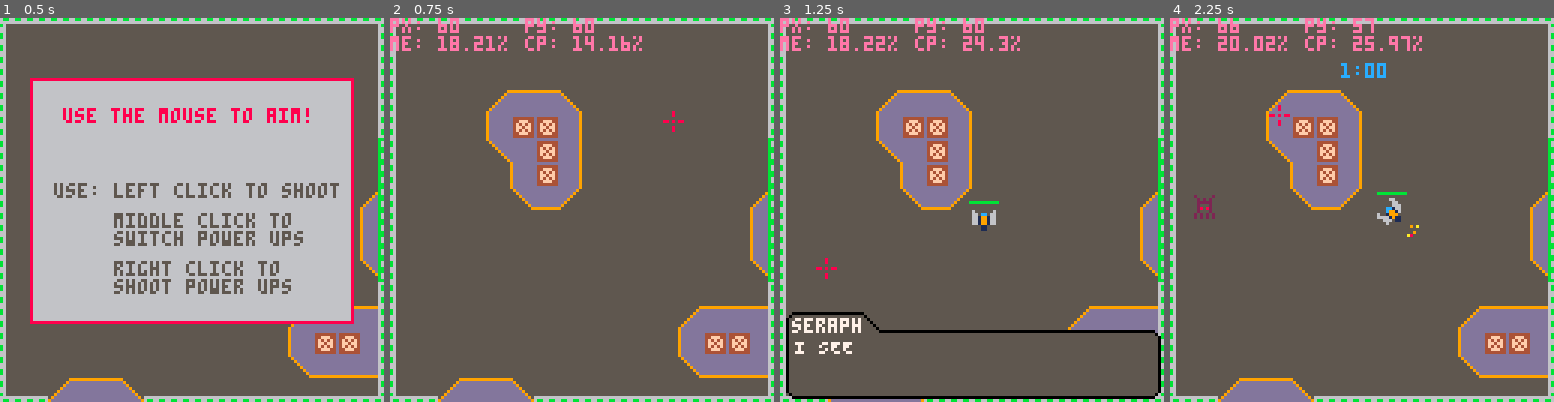
Above: before the commit, frames 1-4 (left to right).
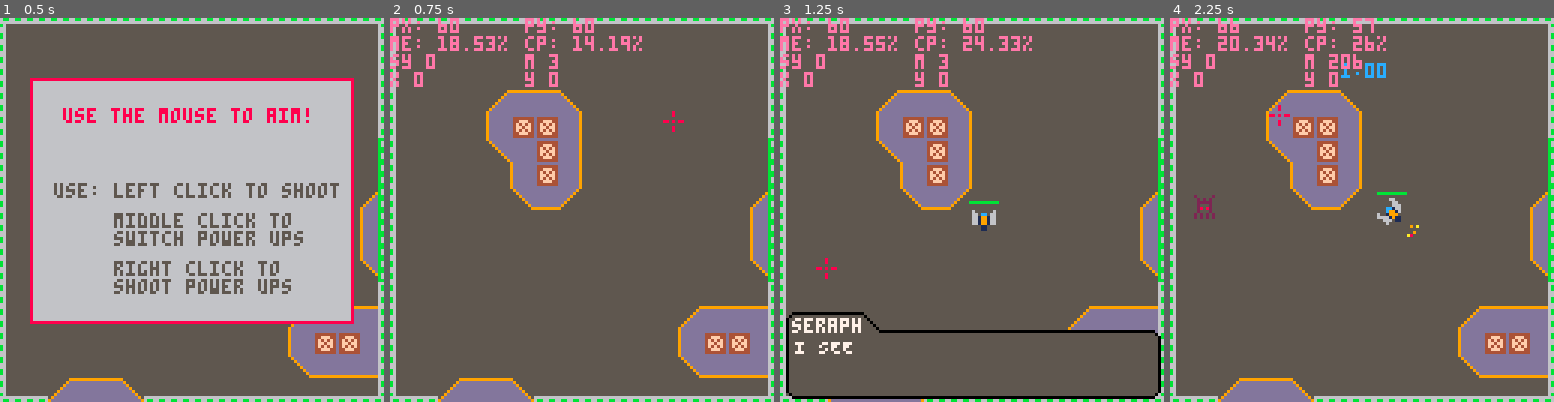
Above: after the commit, the same moments.

Repository: kbrewington/Negation
Game: PICO-8 cartridge negation.p8
Two runs of this game, one before a commit and one after it. Both use one fixed random seed, a clock stepped at 60 frames per second and the inputs below.
Inputs (mouse positions are in pixels of both pictures, inside the frame that each line leads up to):
- Up to frame 1 (0.5 s): tap X (X key) at 0.33 s
- Up to frame 2 (0.75 s): click (670, 121) at 0.67 s; tap O (Z key) at 0.7 s
- Up to frame 3 (1.25 s): tap X (X key) at 1.07 s; click (826, 267) at 1.22 s
- Up to frame 4 (2.25 s): hold Right 1.6-2.1 s; tap O (Z key) at 1.7, 2.1 s; click (1277, 114) at 1.77 s; tap X (X key) at 1.85 s; hold Up from 2.15 s (still down)

Frame 1 is identical in both runs. In frame 2, 0.7% of the frame differs, in the area x 0-63%, y 4-18%; in frame 3, 0.7%; in frame 4, 1.0%, in the area x 0-66%, y 4-18%.

Commit message:
started water animation

Diff:
--- a/negation.p8
+++ b/negation.p8
@@ -85,6 +85,7 @@
 destroyed_bosses = {}
 destroyed_enemies = {}
 exploding_enemies = {}
+water_anim_list = {}
 
 -- inventory
 dropped = {}
@@ -126,11 +127,11 @@
   if stat(1) > 1 then cpucolor = 8 end --means we're not using all 30 draws (bad)
   print("cp: " ..round(stat(1)*100, 2) .. "%", 45, 6, cpucolor)
 
-  print("", 45, 12, debug_color)
-  print("", 0, 12, debug_color)
-
-  print("", 0, 18, debug_color)
-  print("", 45, 18, debug_color)
+  print("m "..mget((stat(32) - 3)/8 + level_x, (stat(33) - 3)/8) + level_y, 45, 12, debug_color)
+  print("sy "..level_sy, 0, 12, debug_color)
+
+  print("x "..level_x, 0, 18, debug_color)
+  print("y "..level_y, 45, 18, debug_color)
 end
 
 function gameflow()
@@ -959,6 +960,14 @@
   end
 end
 
+function water_anim()
+  for i=0,16 do
+    for j=0,16 do
+      if (fget(mget(i+level_x-(level_sx/8), j+level_y-(level_sy/8)),1) and fget(mget(i-1+level_x-(level_sx/8), j-1+level_y-(level_sy/8)),1) and rnd(10) > 9.5) add(water_anim_list, {i*8+rnd(4),j*8+rnd(4), flr(rnd(3)), 7, 25});
+    end
+  end
+end
+
 
 --============================================================================--
 --================================ functions =================================--
@@ -1399,9 +1409,17 @@
 
   map(level_x, level_y, level_sx, level_sy, 128, 128)
 
+  if (rnd(10) > 9.5) water_anim()
+    for i in all(water_anim_list) do
+    circ(i[1], i[2], i[3], i[4])
+    i[5] -= 1; if (rnd(5) > 4.5) i[3] = (i[3]+1)%4
+    if (i[5] == 0) del(water_anim_list, i)
+  end
+
   if (titlescreen == nil) draw_titlescreen(); return
 
   if player_health <= 0 then
+    sfx(22)
     if (player.destroyed_step < player.destroy_anim_length) step_boss_destroyed_animation(player); return
     sfx(9,1)
     in_leaderboard = true
@@ -1425,7 +1443,7 @@
 
   if (open_door) opendoor()
 
-  if (player_shield > 0) circ((player.x+8), (player.y+7), ((time()*50)%2)+6, 12)
+  if (player_shield > 0) circ((player.x+8), (player.y+7), ((time()*50)%2)+6, 1)
 
   if (showplayer ~= nil) spr_r(player_sprite, player.x, player.y, player_angle, 2, 2); draw_playerhp()
 
@@ -1589,22 +1607,22 @@
 00000000000000000000000000000000005005000050050000000200002000000000000000002055502000000000000000000000777777722777777700000000
 00000000000000000000000000000000008005000050080000000200002000000000000000020558550200000000000000000000777777277277777700000000
 00000000000000000000000000000000000008000080000000000000000000000000000022200505050022200000000000000000777772777727777700000000
-666555663333333388000000cccccccfffccccccffcccccccccccccffccccccc55555555ccc7ccffcccccccc55676665633333339ddddddd5555555995555555
-677555773333333328000000c77ccccfffccc7ccffccc77cccccccff6cccc7cc55555555ccccccffcccccccc55567765633333339ddddddd5555559dd9555555
-675555553333333328000000cccccccfffccccccffccccccc77cccfffccccccc53333355cccccccfccc777cc56766755633333339ddddddd555559dddd955555
-675555553333b33388000000ccccccf6f6c777ccf6fcccccccccccfffcc77ccc53bbb355c77cccc6cccccccc57655556633333339ddddddd55559dddddd95555
-5555555533b3b3b388000000cc77ccffffccccccfffcccccccccccff6fcccccc53333355cccccccfc77ccccc56556676633333339ddddddd5559dddddddd9555
-675555763333333328000000cccccc6ff6fcccccffcc77cccc77ccfffffccccc55355555ccccccffcccccccc55566676633333339ddddddd559dddddddddd955
+666555663333333388000000cccccccfffccccccffcccccccccccccffccccccc55555555ccccccffcccccccc55676665633333339ddddddd5555555995555555
+677555773333333328000000cccccccfffccccccffccccccccccccff6ccccccc55555555ccccccffcccccccc55567765633333339ddddddd5555559dd9555555
+675555553333333328000000cccccccfffccccccffccccccccccccfffccccccc53333355cccccccfcccccccc56766755633333339ddddddd555559dddd955555
+675555553333b33388000000ccccccf6f6ccccccf6fcccccccccccfffccccccc53bbb355ccccccc6cccccccc57655556633333339ddddddd55559dddddd95555
+5555555533b3b3b388000000ccccccffffccccccfffcccccccccccff6fcccccc53333355cccccccfcccccccc56556676633333339ddddddd5559dddddddd9555
+675555763333333328000000cccccc6ff6fcccccffccccccccccccfffffccccc55355555ccccccffcccccccc55566676633333339ddddddd559dddddddddd955
 555557763333333328000000ccff6fffffffffcc6fccccccccccccfff6ffccff55b55555cffcccffff6ccccc66666677633333339ddddddd59dddddddddddd95
 555556663333333388000000fffffff336ff6ffffffcccccccccccff3fffff6f55555555ff6ffff3f6fff6ff77777777633333339ddddddd9dddddddddddddd9
 444444449999999999999a9900000000cccccccc888888825555555225555555555555888228822855555535cccccccc33333333dddddddd9dddddddddddddd9
-44544444999999999999a9a900000000c7cccccc8888888255555528825555555555558288888888555555b5cccccccc33333333dddddddd59dddddddddddd95
-4444445499999999999a999a00000000cccc77cc888888825555528888255555555555820000000055bbbbb5cccc7ccc33333333dddddddd559dddddddddd955
-44444444999a999999a999a900000000ccccc7cc888888825555288888825555555555880000000055b333b5cccccccc33333333dddddddd5559dddddddd9555
-44544444aaa9a9aaaa99999a00000000cccccccc888888825552888888882555555555880000000055bbbbb5cccc777c33333333dddddddd55559dddddd95555
-4444454499999a999999999900000000cc7ccccc888888825528888888888255555555820000000055555555cccccccc33333333dddddddd555559dddd955555
-45444444999999999999999900000000cccc77cc888888825288888888888825555555820000000055555555c77ccccc33333333dddddddd5555559dd9555555
-44444444999999999999999900000000ccccc7cc888888822888888888888882555555880000000055555555cccccccc33333333dddddddd5555555995555555
+44544444999999999999a9a900000000cccccccc8888888255555528825555555555558288888888555555b5cccccccc33333333dddddddd59dddddddddddd95
+4444445499999999999a999a00000000cccccccc888888825555528888255555555555820000000055bbbbb5cccccccc33333333dddddddd559dddddddddd955
+44444444999a999999a999a900000000cccccccc888888825555288888825555555555880000000055b333b5cccccccc33333333dddddddd5559dddddddd9555
+44544444aaa9a9aaaa99999a00000000cccccccc888888825552888888882555555555880000000055bbbbb5cccccccc33333333dddddddd55559dddddd95555
+4444454499999a999999999900000000cccccccc888888825528888888888255555555820000000055555555cccccccc33333333dddddddd555559dddd955555
+45444444999999999999999900000000cccccccc888888825288888888888825555555820000000055555555cccccccc33333333dddddddd5555559dd9555555
+44444444999999999999999900000000cccccccc888888822888888888888882555555880000000055555555cccccccc33333333dddddddd5555555995555555
 33933993333393339999999933355533555555532222222228888888888888820000000055b5555582288228555555bb55555555dddddddd555555556bb66bb6
 3339333339999393999999993bb555bb53b5555b888888885288888888888825000000005535555588888888555555b655555555dddddddd5555555566666666
 3339393933393393999999993b5555553b555555888888885528888888888255000000005333335588000000555555b655555555dddddddd5555555555555555
